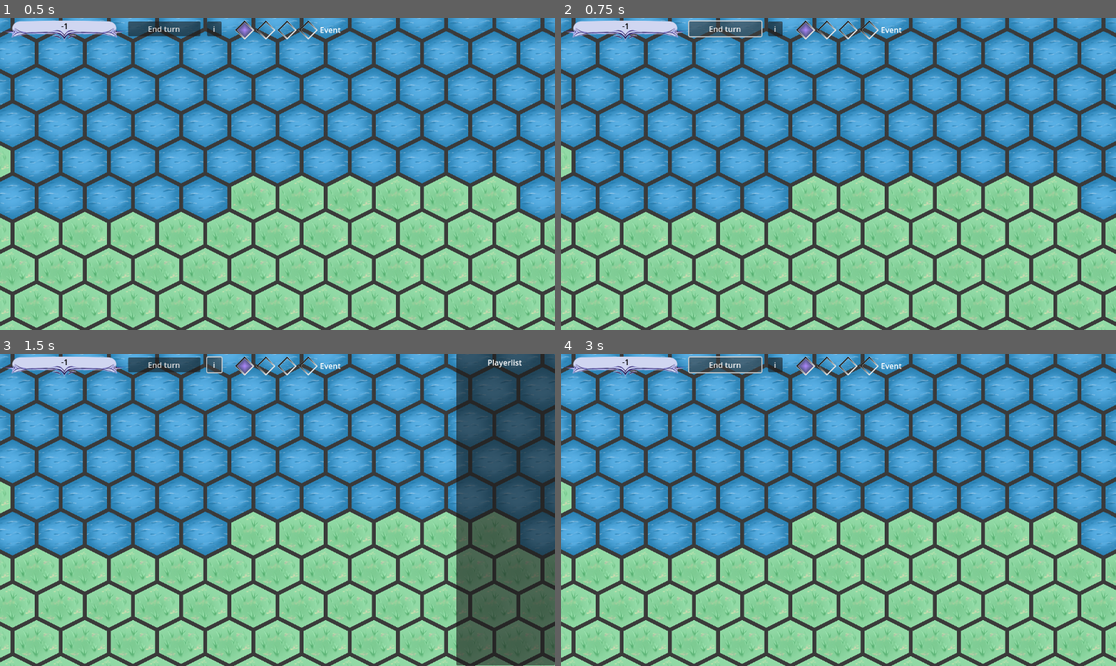
Above: before the commit, frames 1-4 (two rows, left to right).
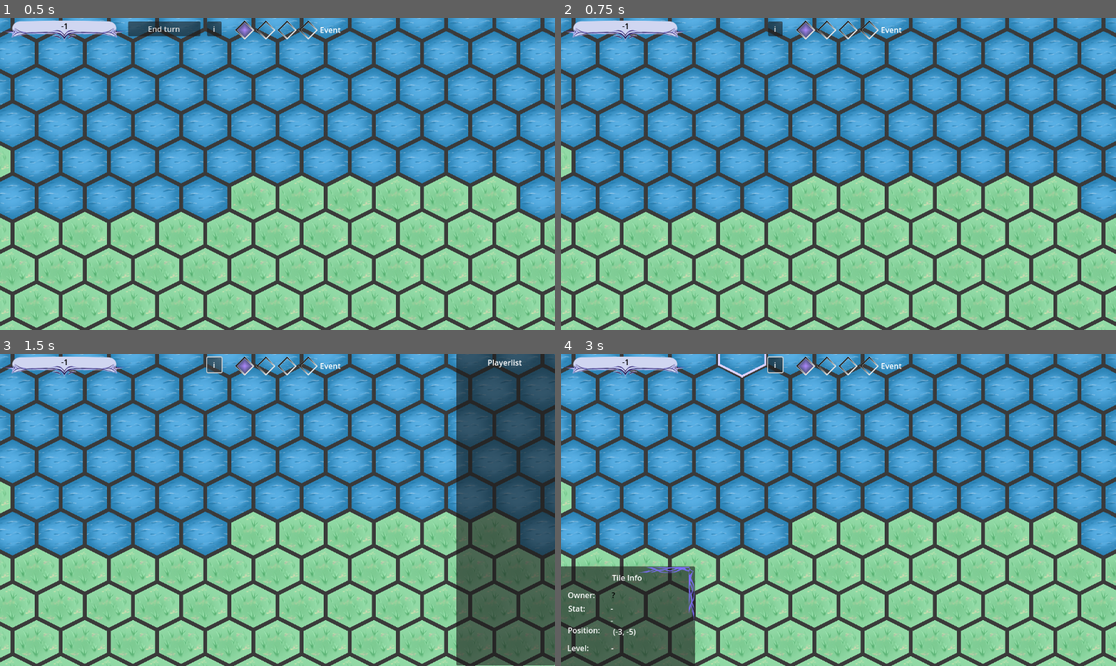
Above: after the commit, the same moments.

Repository: DragonCat4012/Shyv_Game
Game: Godot game, scene res://Scenes/Game/HostGameView.tscn
Two runs of this game, one before a commit and one after it. Both use one fixed random seed, a clock stepped at 60 frames per second and the inputs below. This scene is started directly instead of the project's main scene.
Inputs (mouse positions are in pixels of both pictures, inside the frame that each line leads up to):
- Up to frame 1 (0.5 s): no input
- Up to frame 2 (0.75 s): click "End turn" at 0.5 s
- Up to frame 3 (1.5 s): click "i" at 1.25 s
- Up to frame 4 (3 s): click "i" at 2 s; click (727, 363) at 2.75 s, where only the run before the commit has a clickable "End turn"

Frame 1 is identical in both runs. In frame 2, 0.7% of the frame differs, in the area x 22-37%, y 0-7%; in frame 3, 0.5%; in frame 4, 7.4%, in the area x 0-41%, y 0-100%.
Error after the commit: Invalid access to property or key 'assignedID' on a base object of type 'Nil'. (res://Scenes/Overlays/PhaseManager.gd:6)

Commit message:
End turn

Diff:
--- a/Scenes/Overlays/PhaseManager.gd
+++ b/Scenes/Overlays/PhaseManager.gd
@@ -1,21 +1,23 @@
 extends Node
 
 # Manage Turns
-@rpc("any_peer", "call_local")
-func on_player_has_end_turn(nationID):
+func _end_turn(): # Should only be called by peer
+	GamManager.hasEndedTurn = true
+	rpc_id(1, "send_end_turn", GamManager.ownNation.assignedID)
+
+@rpc("any_peer", "reliable")
+func send_end_turn(nationID): # received by server
+	pass
+
+@rpc("authority", "reliable")
+func on_player_has_end_turn(nationID): # should only be received by host
 	print(nationID, " has ended their turn")
 	if not str(nationID) in GamManager.endedTurnNations:
 		GamManager.endedTurnNations.append(str(nationID))
 
-func end_turn(): # Should only be called by peer
-	if !GamManager.connected:
-		print("Player not connected")
-		return
-	GamManager.hasEndedTurn = true
-	rpc("on_player_has_end_turn", GamManager.ownNation.assignedID)
 
 # Update Phase
-@rpc("any_peer", "call_local")
+@rpc("any_peer", "reliable")
 func on_phase_update(phase):
 	GamManager.currentPhase = phase
 	EventSystem.PHASE_UPDATED.emit(phase)
@@ -34,7 +36,7 @@
 
 
 # NOTE: Events
-@rpc("any_peer", "call_local")
+@rpc("any_peer", "reliable")
 func on_event_occured(eventName):
 	print(eventName, " has occured")
 	EventSystem.EVENT_OCCURED.emit(eventName)
--- a/Scenes/Overlays/TurnView/TurnView.gd
+++ b/Scenes/Overlays/TurnView/TurnView.gd
@@ -21,7 +21,7 @@
 
 func _on_button_pressed():
 	next_phase_button.focus_mode = FOCUS_NONE
-	PhaseManager.end_turn()
+	PhaseManager._end_turn()
 
 func _on_next_phase_button_pressed():
 	next_phase_button.focus_mode = FOCUS_NONE
